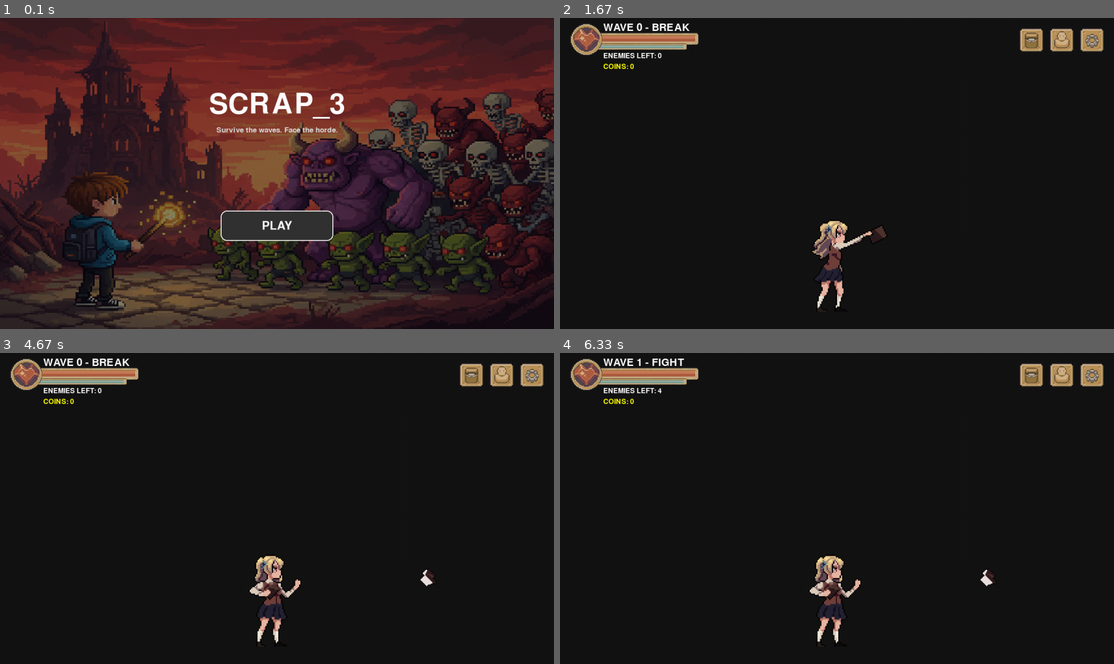
Above: before the commit, frames 1-4 (two rows, left to right).
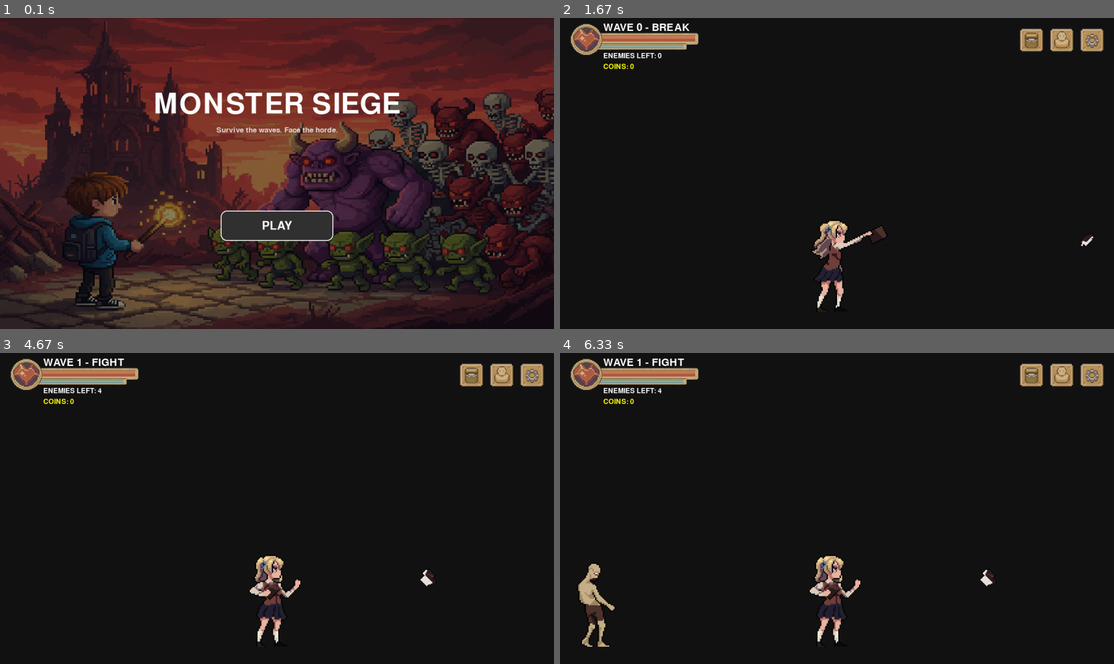
Above: after the commit, the same moments.

Repository: Mikegt106/Pygame_dev
Game: pygame game, started from main.py
Two runs of this game, one before a commit and one after it. Both use one fixed random seed, a clock stepped at 60 frames per second and the inputs below.
Inputs (mouse positions are in pixels of both pictures, inside the frame that each line leads up to):
- Up to frame 1 (0.1 s): no input
- Up to frame 2 (1.67 s): click "PLAY" at 0.38 s; hold R 0.67-1.13 s; click (665, 126) at 1.22 s
- Up to frame 3 (4.67 s): click (288, 402) at 2.05 s; click (260, 455) at 2.88 s; click (421, 480) at 3.72 s; click (393, 452) at 4.55 s
- Up to frame 4 (6.33 s): click (859, 496) at 5.38 s; click (753, 598) at 6.22 s

The runs differ from the first frame. In frame 1, 1.9% of the frame differs, in the area x 28-73%, y 23-33%; in frame 2, less than 0.1%; in frame 3, 0.1%; in frame 4, 0.7%.

Commit message:
reset gefixt (r-key)

Diff:
--- a/main.py
+++ b/main.py
@@ -89,7 +89,8 @@
 
         # --- IN-GAME EVENTS ---
         if event.type == pygame.KEYDOWN and event.key == pygame.K_r:
-            player, projectiles, enemies, pickups = reset_game()
+            if player.dead:
+                player, projectiles, enemies, pickups = reset_game()
 
         used_ui, clicked = menu_ui.handle_event(event)
         if used_ui:
--- a/ui/main_screen.py
+++ b/ui/main_screen.py
@@ -58,7 +58,7 @@
         self.screen.blit(self.overlay, (0, 0))
 
         # title
-        title = self.title_font.render("SCRAP_3", True, (255, 255, 255))
+        title = self.title_font.render("MONSTER SIEGE", True, (255, 255, 255))
         tr = title.get_rect(center=(self.w // 2, int(self.h * 0.28)))
         self.screen.blit(title, tr)
 
